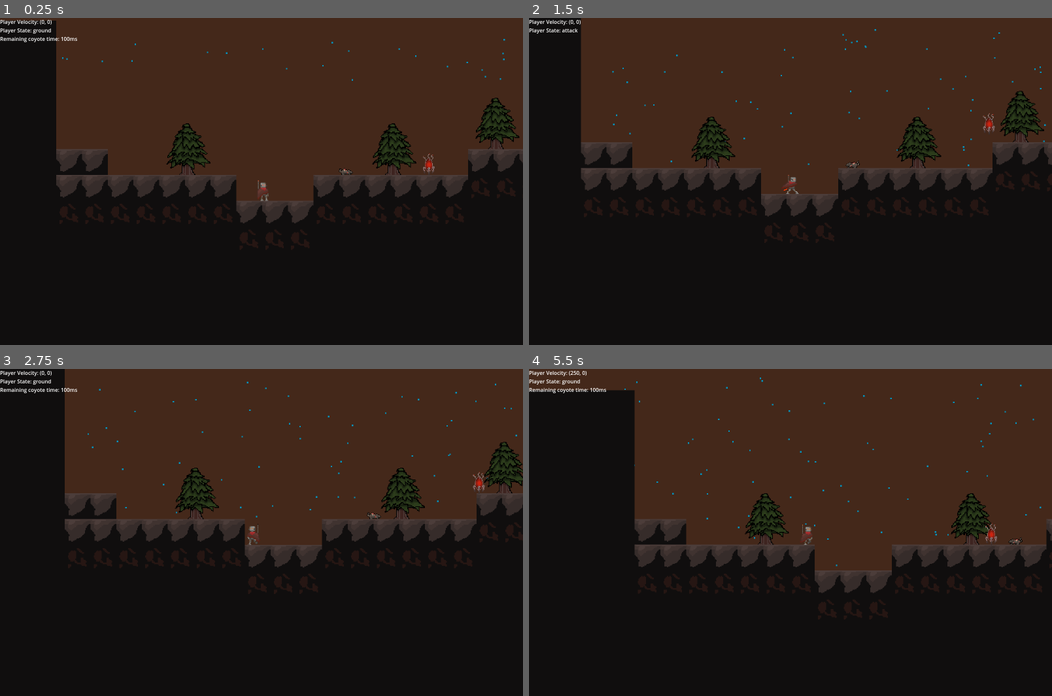
Above: before the commit, frames 1-4 (two rows, left to right).
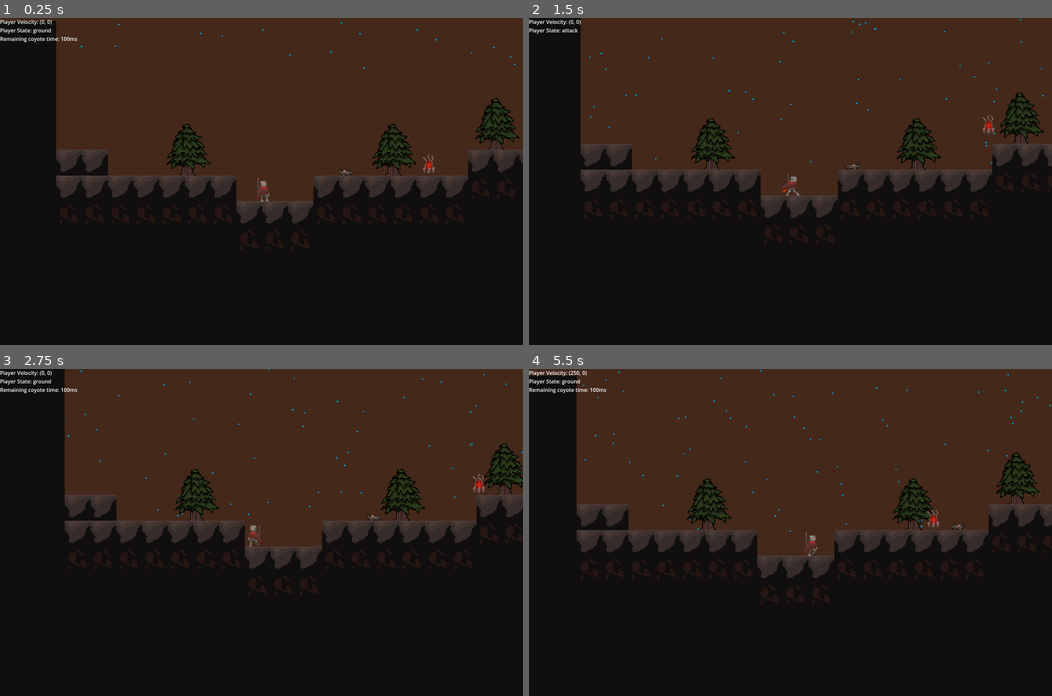
Above: after the commit, the same moments.

Repository: Rowan-Nag/Metroidvania
Game: Godot game, scene res://node_2d.tscn
The game is run twice, just before and just after one commit, with the same random seed, the same clock (stepped at 60 frames per second) and the same inputs.
Inputs (mouse positions are in pixels of both pictures, inside the frame that each line leads up to):
- Up to frame 1 (0.25 s): no input
- Up to frame 2 (1.5 s): move the mouse to (905, 165) at 0.52 s; hold D (Right) from 0.53 s (still down); click (905, 165) at 0.6 s; tap Space (Jump) at 0.77 s; move the mouse to (685, 197) at 1.27 s; tap Shift (Dash) at 1.35 s
- Up to frame 3 (2.75 s): tap Space (Jump) at 1.52 s; move the mouse to (313, 460) at 2.02 s; release D (Right) at 2.03 s; hold A (Left) from 2.03 s (still down); right-click (313, 460) at 2.1 s
- Up to frame 4 (5.5 s): move the mouse to (764, 597) at 2.77 s; release A (Left) at 2.78 s; hold D (Right) 2.78-4.28 s; tap Q (Shield) at 2.85 s; tap Space (Jump) at 3.02, 3.77, 4.52 s; move the mouse to (947, 581) at 3.52 s; click (947, 581) at 3.6 s; move the mouse to (633, 483) at 4.27 s; hold A (Left) 4.28-5.03 s; tap Shift (Dash) at 4.35 s; move the mouse to (816, 532) at 5.02 s; hold D (Right) from 5.03 s (still down); right-click (816, 532) at 5.1 s

The runs differ from the first frame. In frame 1, 1.0% of the frame differs, in the area x 0-100%, y 0-63%; in frame 2, 2.3%; in frame 3, 2.2%; in frame 4, 14%, in the area x 0-100%, y 0-69%.

Commit message:
added red grass to tileset

Diff:
--- /dev/null
+++ b/grass.tscn
@@ -0,0 +1,68 @@
+[gd_scene load_steps=4 format=3 uid="uid://x461w1eccry2"]
+
+[ext_resource type="Texture2D" path="res://Sprites/grass.png" id="2_kneeg"]
+
+[sub_resource type="Shader" id="Shader_8i8bm"]
+code = "// original wind shader from https://github.com/Maujoe/godot-simple-wind-shader-2d/tree/master/assets/maujoe.simple_wind_shader_2d
+// original script modified by HungryProton so that the assets are moving differently : https://pastebin.com/VL3AfV8D
+//
+// speed - The speed of the wind movement.
+// minStrength - The minimal strength of the wind movement.
+// maxStrength - The maximal strength of the wind movement.
+// strengthScale - Scalefactor for the wind strength.
+// interval - The time between minimal and maximal strength changes.
+// detail - The detail (number of waves) of the wind movement.
+// distortion - The strength of geometry distortion.
+// heightOffset - The height where the wind begins to move. By default 0.0.
+
+shader_type canvas_item;
+render_mode blend_mix;
+
+// Wind settings.
+uniform float speed = 1.0;
+uniform float minStrength : hint_range(0.0, 1.0) = 0.05;
+uniform float maxStrength : hint_range(0.0, 1.0) = 0.01;
+uniform float strengthScale = 100.0;
+uniform float interval = 3.5;
+uniform float detail = 1.0;
+uniform float distortion : hint_range(0.0, 1.0);
+uniform float heightOffset : hint_range(0.0, 1.0);
+
+// With the offset value, you can if you want different moves for each asset. Just put a random value (1, 2, 3) in the editor. Don't forget to mark the material as unique if you use this
+uniform float offset = 0;
+
+
+float getWind(vec2 vertex, vec2 uv, float time){
+    float diff = pow(maxStrength - minStrength, 2.0);
+    float strength = clamp(minStrength + diff + sin(time / interval) * diff, minStrength, maxStrength) * strengthScale;
+    float wind = (sin(time) + cos(time * detail)) * strength * max(0.0, (1.0-uv.y) - heightOffset);
+
+    return wind;
+}
+
+void vertex() {
+    vec4 pos = MODEL_MATRIX * vec4(0.0, 0.0, 0.0, 1.0);
+    float time = TIME * speed + offset;
+    //float time = TIME * speed + pos.x * pos.y  ; not working when moving...
+    VERTEX.x += getWind(VERTEX.xy, UV, time);
+}"
+
+[sub_resource type="ShaderMaterial" id="ShaderMaterial_7krks"]
+shader = SubResource("Shader_8i8bm")
+shader_parameter/speed = 1.0
+shader_parameter/minStrength = 0.217
+shader_parameter/maxStrength = 0.18
+shader_parameter/strengthScale = 100.0
+shader_parameter/interval = 3.5
+shader_parameter/detail = 1.0
+shader_parameter/distortion = null
+shader_parameter/heightOffset = null
+shader_parameter/offset = 0.0
+
+[node name="grass" type="Node2D"]
+
+[node name="Sprite2D" type="Sprite2D" parent="."]
+material = SubResource("ShaderMaterial_7krks")
+position = Vector2(0, -4)
+scale = Vector2(0.0219766, 0.0204014)
+texture = ExtResource("2_kneeg")
--- a/node_2d.tscn
+++ b/node_2d.tscn
@@ -187,6 +187,7 @@
 layer_0/tile_data = PackedInt32Array(65534, 4, 0, 131070, 4, 2, 196606, 4, 1, 131071, 4, 0, 196607, 4, 2, 262143, 4, 1, …(3532 unchanged characters)…
 
 [node name="Player" parent="Game" instance=ExtResource("3_7chte")]
+scale = Vector2(0.693916, 0.618343)
 
 [node name="Camera2D2" type="Camera2D" parent="Game/Player"]
 zoom = Vector2(1.5, 1.5)
